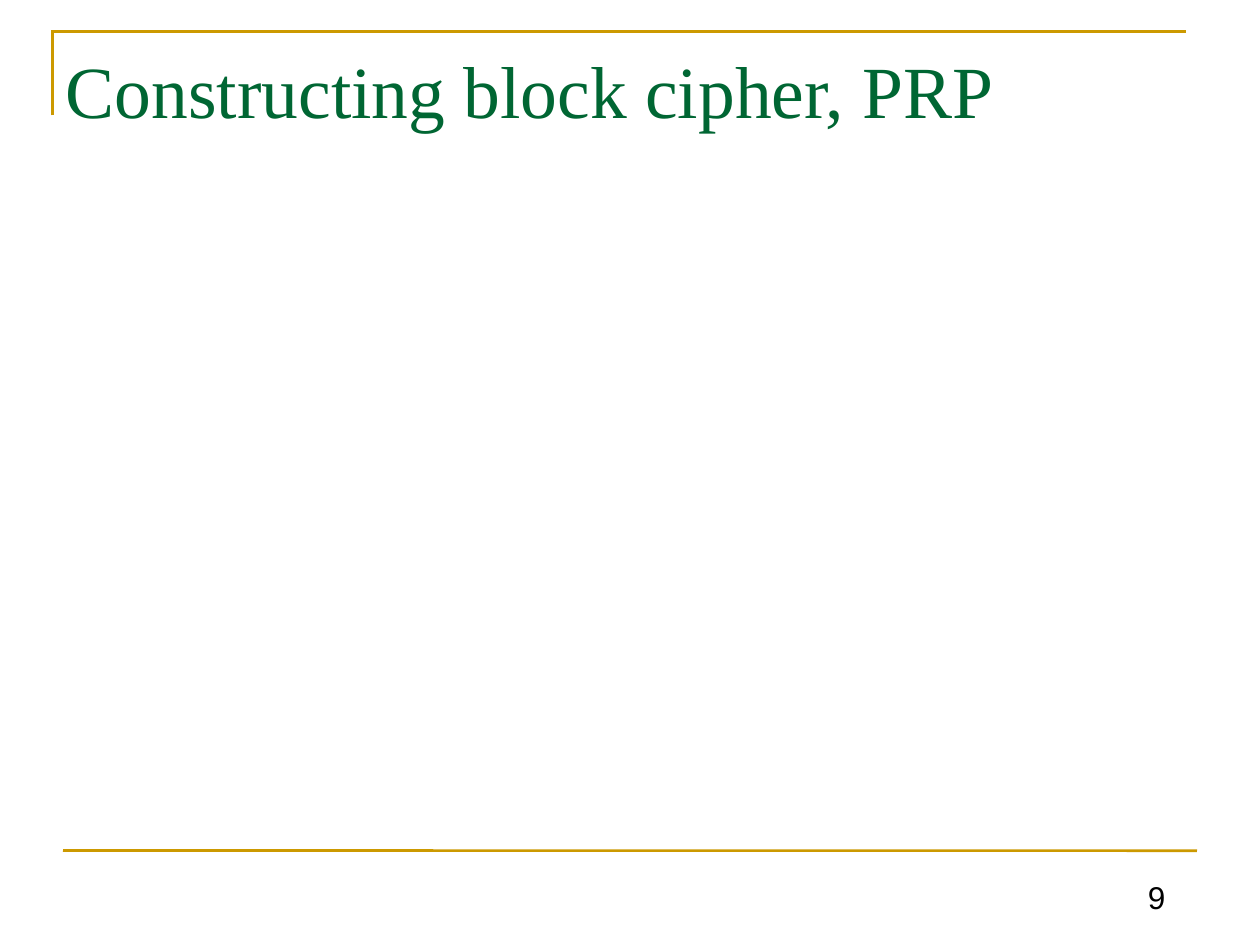
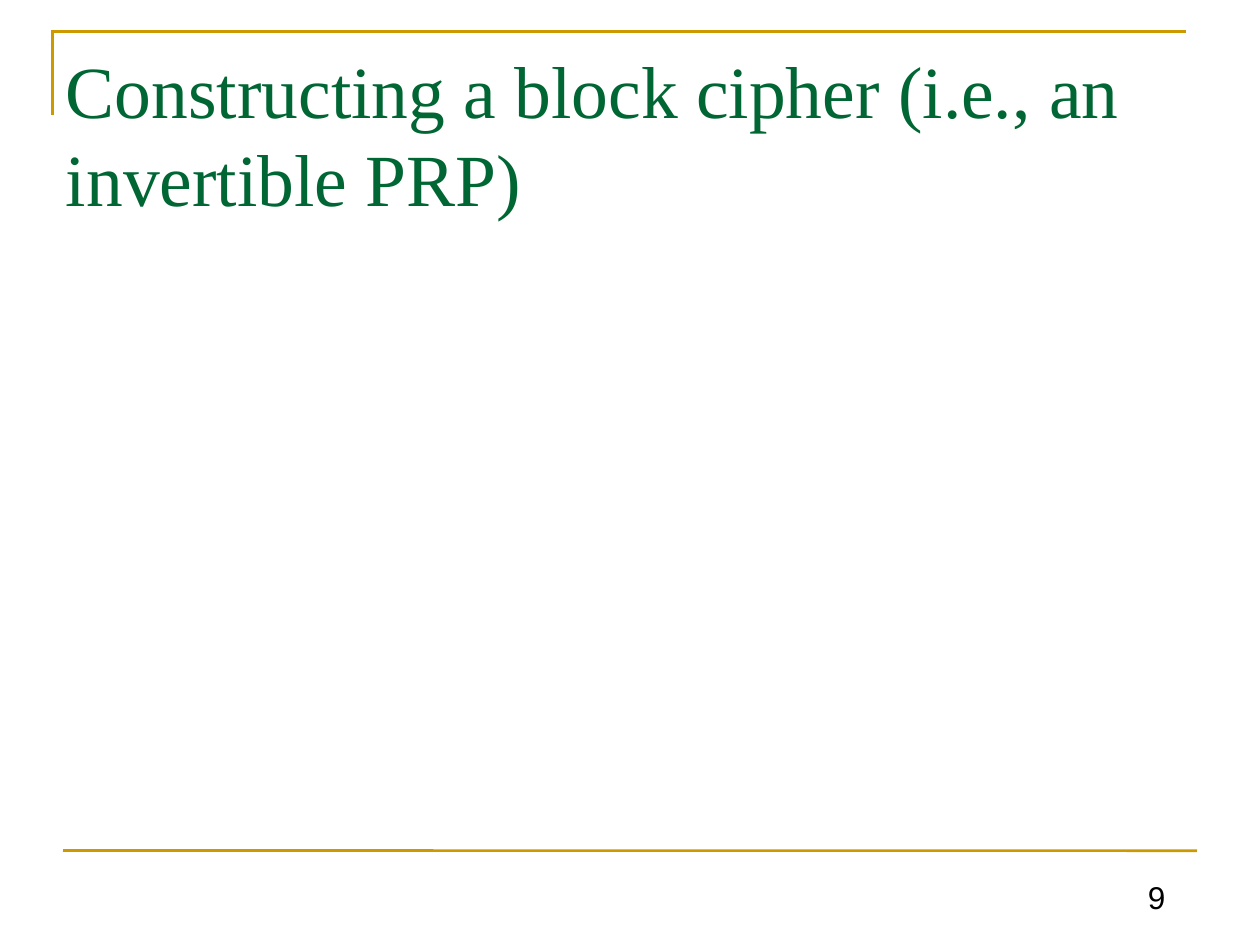
Before and after one commit to GhadaAlmashaqbeh/GhadaAlmashaqbeh.github.io, a slide deck: slide 9 of courses/cse3400-f2026/lecture4.pptx. Drawn at 1260x945 pixels with LibreOffice and Linux fonts; fonts in the diff are those of the drawing; grey boxes stand for pictures. Boxes give left, top, right and bottom in pixels: in the first picture for what was removed or moved away, otherwise in the second. Text is boxed around its words. In the diff, an @@ line names an element or a change of style, - is before the commit and + after.

```diff
--- a/courses/cse3400-f2026/lecture4.pptx
+++ b/courses/cse3400-f2026/lecture4.pptx
@@ title at <box>66,67,1118,220</box>: text changed @@
-Constructing block cipher, PRP
+Constructing a block cipher (i.e., an invertible PRP)
```
Also in this commit, not shown: 14 other slides changed, 4 other files.
